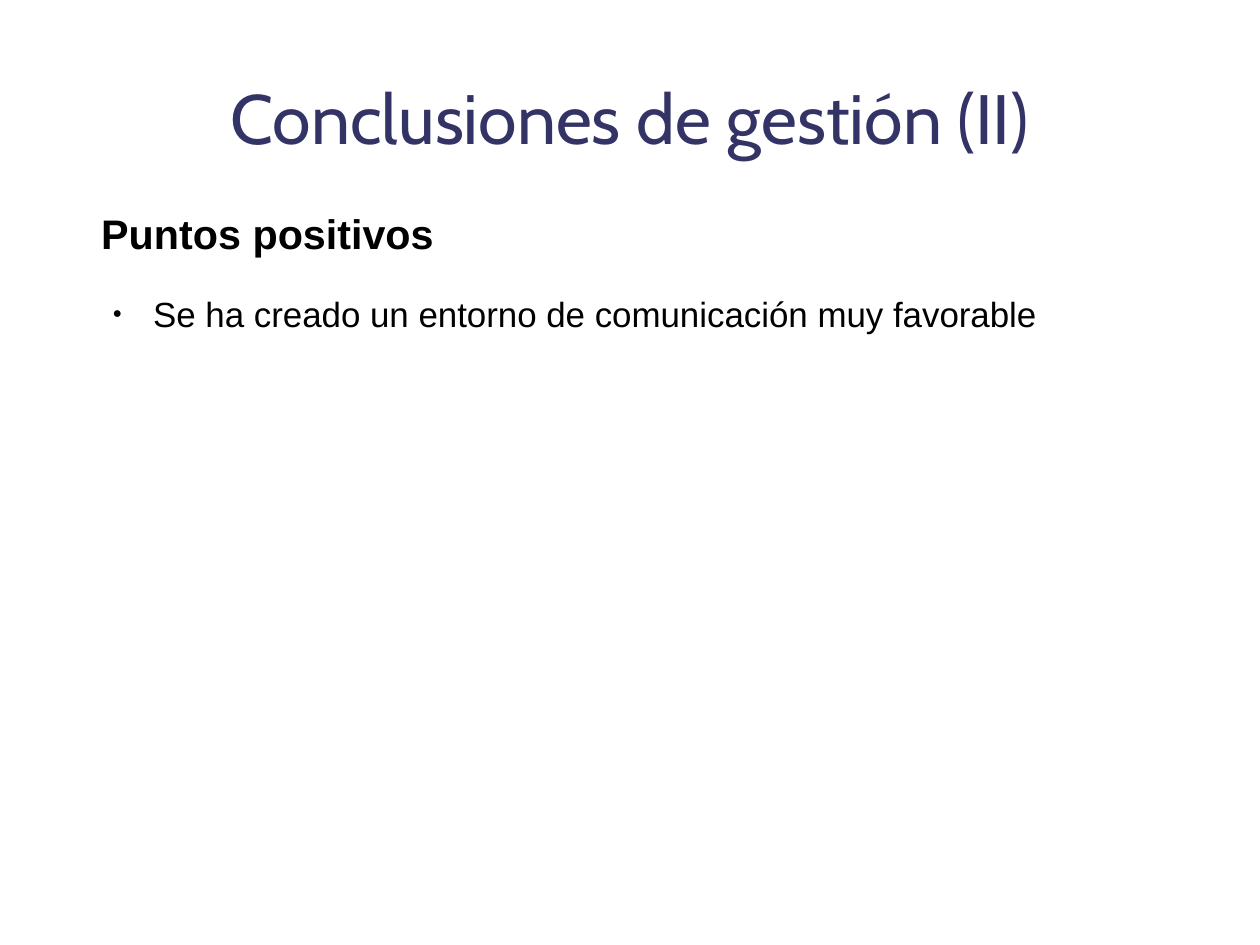
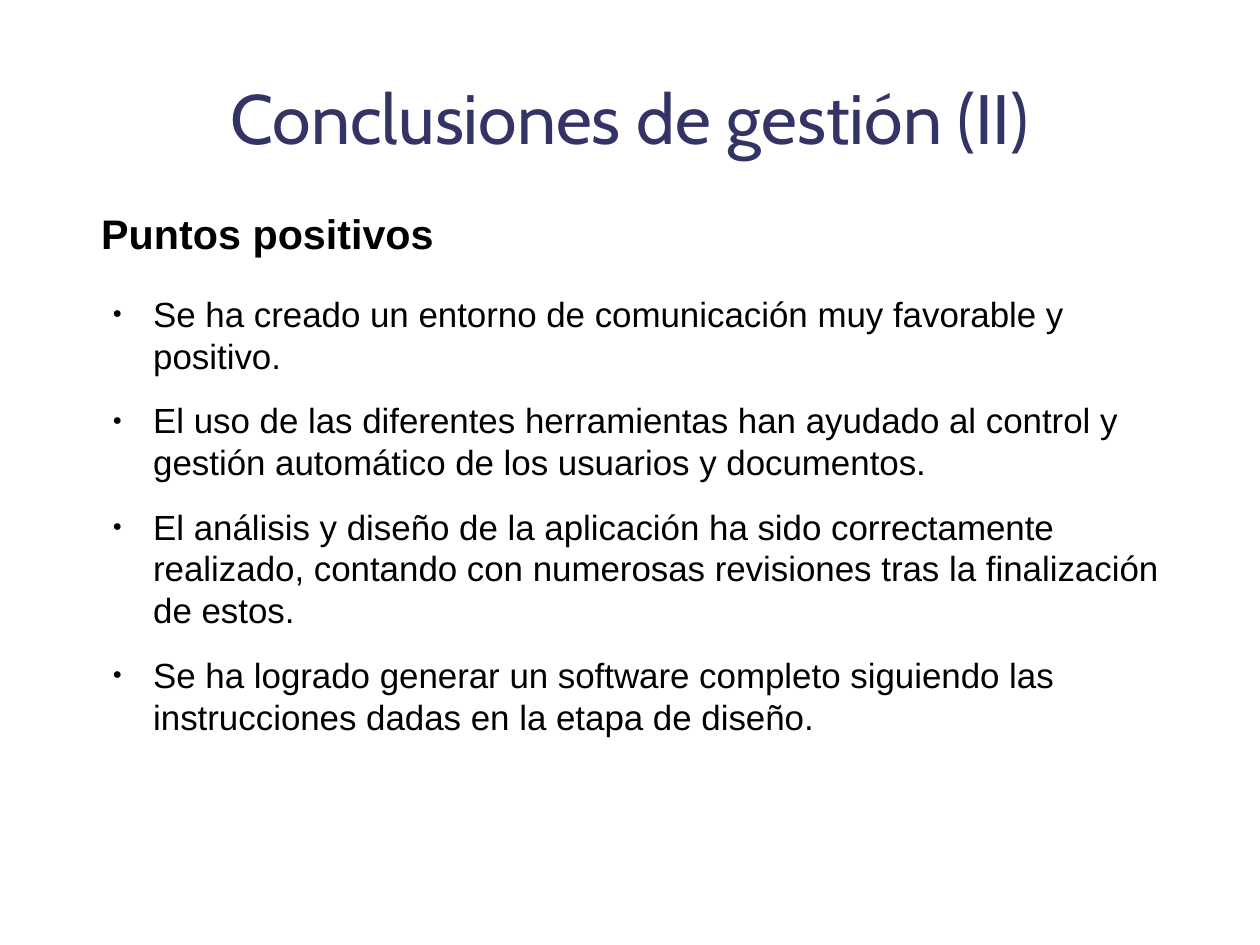
Before and after one commit to danoco78/touchteam, a slide deck: slide 20 of 1_iteracion/Planificación/Presentacion.odp. Drawn at 1260x945 pixels with LibreOffice and Linux fonts; fonts in the diff are those of the drawing; background and template pictures are left out. Boxes give left, top, right and bottom in pixels: in the first picture for what was removed or moved away, otherwise in the second. Text is boxed around its words. In the diff, an @@ line names an element or a change of style, - is before the commit and + after.

```diff
--- a/1_iteracion/Planificación/Presentacion.odp
+++ b/1_iteracion/Planificación/Presentacion.odp
@@ text at [153, 301, 1158, 737]: text changed @@
-● Se ha creado un entorno de comunicación muy favorable
+● Se ha creado un entorno de comunicación muy favorable y positivo.
+● El uso de las diferentes herramientas han ayudado al control y gestión automático de los usuarios y documentos.
+● El análisis y diseño de la aplicación ha sido correctamente realizado, contando con numerosas revisiones tras la finalización de estos.
+● Se ha logrado generar un software completo siguiendo las instrucciones dadas en la etapa de diseño.
```
Also in this commit, not shown: 1 other slide changed.
